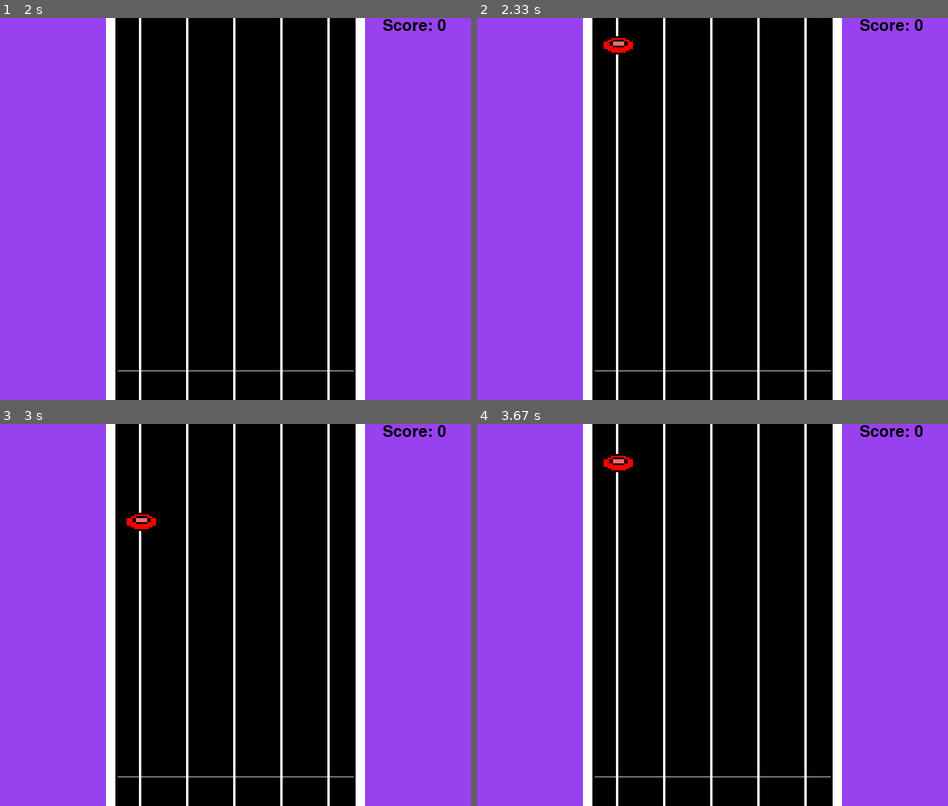
Above: before the commit, frames 1-4 (two rows, left to right).
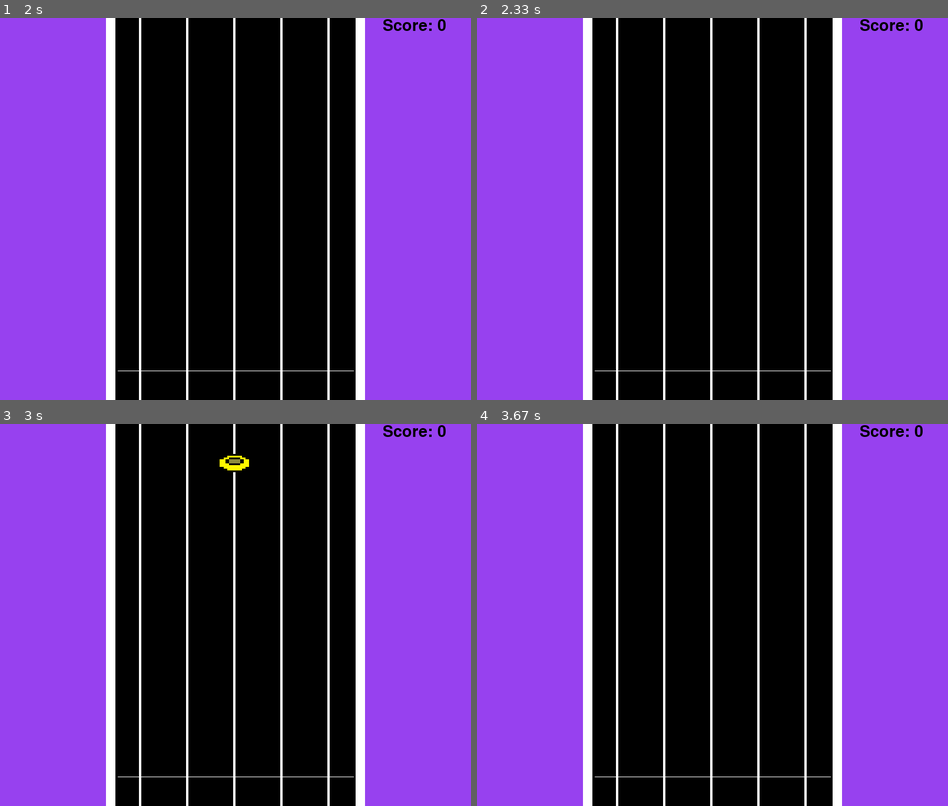
Above: after the commit, the same moments.

Repository: claraluques/projeto-dsoft
Game: pygame game, started from modificacoes_elisa.py
Same seed, same stepped clock (60 frames per second), same inputs: the game is played once before the commit and once after it.
Inputs (mouse positions are in pixels of both pictures, inside the frame that each line leads up to):
- Up to frame 1 (2 s): press the mouse at (117, 296) at 0.37 s; move the mouse to (174, 273) at 0.47 s; release the mouse at (230, 251) at 0.6 s; tap Y at 0.67 s
- Up to frame 2 (2.33 s): tap S at 2 s
- Up to frame 3 (3 s): hold Up from 2.83 s (still down)
- Up to frame 4 (3.67 s): release Up at 3.3 s

Frame 1 is identical in both runs. In frame 2, 0.2% of the frame differs, in the area x 26-34%, y 4-10%; in frame 3, 0.3%, in the area x 26-53%, y 7-28%; in frame 4, 0.2%.

Commit message:
atualizaando, musica funcionando no meu arquivo

Diff:
--- /dev/null
+++ b/baile.txt
@@ -0,0 +1 @@
+88288888388884888818838828081823432343
--- /dev/null
+++ b/clara_tentando.py
@@ -0,0 +1,368 @@
+import pygame
+from classe_musicas import musicas as m
+
+def process_key(y, score):
+    d1 = y - 550
+    if d1 < 0:
+        d1 = -d1
+    if d1 < 5:
+        print('PERFECT')
+        Perfect(650,100)
+#        y = random.randrange(-600,0)
+        score +=3
+        print("SCORE: {0}".format(score))
+
+    elif d1 < 15:
+        print ("VERY GOOD")
+        score += 2
+        print("SCORE: {0}".format(score))
+#        y =random.randrange(-600,0)
+    elif d1 < 25:
+        print ("GOOD")
+        score += 1
+        print("SCORE: {0}".format(score))
+#        y = random.randrange(-600,0)
+    elif d1 < 100:
+        print("MISSED")
+
+    return (score)
+
+
+
+pygame.init()
+
+pygame.mixer.init(44100, -16,2,2048)
+
+
+pygame.mixer.music.load('baile.mp3')
+display_width = 800
+display_height = 650
+
+
+blue = (0,0,255)
+bright_blue = (0,0,200)
+black = (0,0,0)
+white = (255,255,255)
+purple = (151,65,239)
+red = (255,0,0)
+bright_red = (200,0,0)
+green = (0,255,0)
+bright_green = (0,200,0)
+
+gameDisplay = pygame.display.set_mode((display_width, display_height))
+pygame.display.set_caption(('Bolinha descendo!'))
+clock = pygame.time.Clock()
+crashed = False
+
+pygame.image.load
+
+guitarraImg = pygame.image.load('guitarra.png')
+guitarraImg = pygame.transform.scale(guitarraImg, (800,650))
+
+
+pause = False
+
+#botoes = []
+#for i in range(5):
+#    filename = 'botao{0}.png'.format(i+1)
+#    botaoImg = pygame.image.load(filename)
+#    botaoImg = pygame.transform.scale(botaoImg, (100,100))
+#
+#    botoes.append(botaoImg)
+
+
+PerfectImg = pygame.image.load('Perfect.sprite.png')
+PerfectImg = pygame.transform.scale(PerfectImg, (100,100))
+
+
+bot1Img = pygame.image.load('botao1.png')
+bot1Img = pygame.transform.scale(bot1Img, (100,100))
+
+bot2Img = pygame.image.load('botao2.png')
+bot2Img = pygame.transform.scale(bot2Img, (100,100))
+
+bot3Img = pygame.image.load('botao3.png')
+bot3Img = pygame.transform.scale(bot3Img, (100,100))
+
+bot4Img = pygame.image.load('botao4.png')
+bot4Img = pygame.transform.scale(bot4Img, (100,100))
+
+bot5Img = pygame.image.load('botao5.png')
+bot5Img = pygame.transform.scale(bot5Img, (100,100))
+
+#def bot(i, x, y):
+#    gameDisplay.blit(botoes[i], (x,y))
+
+def bot1(x, y1):
+    gameDisplay.blit(bot1Img,(x,y1))
+
+def bot2(x, y2):
+    gameDisplay.blit(bot2Img,( x+79 , y2))
+
+def bot3(x, y3):
+    gameDisplay.blit(bot3Img,(x+158 , y3))
+
+def bot4(x, y4):
+    gameDisplay.blit(bot4Img,(x+236 , y4))
+
+def bot5(x, y5):
+    gameDisplay.blit(bot5Img,(x+316 , y5))
+
+def Score(count):
+    font = pygame.font.SysFont(None,40)
+    text = font.render("Score: "+str(count), True, black)
+    gameDisplay.blit(text,(650,0))
+
+def Perfect(x, y):
+    gameDisplay.blit(PerfectImg ,(650, 200))
+
+def text_objects(text, font):
+    textSurface = font.render(text, True, black)
+    return textSurface, textSurface.get_rect()
+
+def button(msg,x,y,w,h,ic,ac,action):
+    mouse = pygame.mouse.get_pos()
+    click = pygame.mouse.get_pressed()
+
+    if x+w > mouse[0] > x and y+h > mouse[1] > y:
+        pygame.draw.rect(gameDisplay, ac,(x,y,w,h))
+
+        if click[0] == 1 and action != None:
+           action()
+    else:
+        pygame.draw.rect(gameDisplay, ic,(x,y,w,h))
+
+
+
+    smallText = pygame.font.Font("freesansbold.ttf",20)
+    textSurf, textRect = text_objects(msg, smallText)
+    textRect.center = ( (x+(w/2)), (y+(h/2)) )
+    gameDisplay.blit(textSurf, textRect)
+
+def sair_jogo():
+    global intro, escolha
+    escolha = "Sair"
+    intro = False
+
+def sair_jogo2():
+    pygame.quit()
+    quit()
+
+
+def game_intro():
+    global intro, escolha
+
+    intro = True
+    escolha = ""
+
+    while intro:
+        for event in pygame.event.get():
+
+            if event.type == pygame.QUIT:
+                pygame.quit()
+                quit()
+
+        gameDisplay.fill(white)
+        largeText = pygame.font.Font('freesansbold.ttf',100)
+        TextSurf, TextRect = text_objects("Guitar Student", largeText)
+        TextRect.center = ((display_width/2),(display_height/2))
+        gameDisplay.blit(TextSurf, TextRect)
+
+        button("GO!",150,450,100,50,green,bright_green,loop_jogo)
+        button("Quit",550,450,100,50,red,bright_red,sair_jogo)
+
+        pygame.display.update()
+        clock.tick(15)
+
+    if escolha == "Go":
+        loop_jogo2()
+    else:
+        sair_jogo2()
+
+
+def unpause():
+        global pause
+        pause = False
+
+
+def paused():
+    while pause:
+        for event in pygame.event.get():
+
+            if event.type == pygame.QUIT:
+                pygame.quit()
+                quit()
+
+        gameDisplay.fill(white)
+        largeText = pygame.font.Font('freesansbold.ttf',100)
+        TextSurf, TextRect = text_objects("Paused", largeText)
+        TextRect.center = ((display_width/2),(display_height/2))
+        gameDisplay.blit(TextSurf, TextRect)
+
+        button("Continue",150,450,100,50,green,bright_green,unpause)
+        button("Menu",350,450,100,50,blue,bright_blue,game_intro)
+        button("Quit",550,450,100,50,red,bright_red,sair_jogo2)
+
+        pygame.display.update()
+        clock.tick(15)
+
+
+
+
+def loop_jogo():
+    global intro, escolha
+    escolha = "Go"
+    intro = False
+
+def loop_jogo2():
+
+    ganhou = False
+
+    pygame.mixer.music.play(0)
+    pygame.mixer.music.set_volume(0.5)
+
+    musica1 = m.musica1()
+    listay1 = musica1[0]
+    listay2 = musica1[1]
+    listay3 = musica1[2]
+    listay4 = musica1[3]
+    listay5 = musica1[4]
+
+
+    x = (190)
+
+    #y1 =random.randrange(-600,0)
+    #y2 =random.randrange(-600,0)
+    #y3 =random.randrange(-600,0)
+    #y4 =random.randrange(-600,0)
+    #y5 =random.randrange(-600,0)
+    y_change = 5
+
+
+
+
+
+
+    #xacerto1 = display_height*0.8
+    #xacerto2 = display_height
+
+
+    score = 0
+
+    frames= 0
+
+    crashed = False
+
+    while not crashed:
+        global pause
+
+        gameDisplay.fill(purple)
+        gameDisplay.blit(guitarraImg, (0, 0))
+        pygame.draw.line(gameDisplay, white ,[200,600], [600,600], 1)
+
+
+        Score(score)
+
+        for i in range (len(listay1)):
+            y1 = listay1[i]
+            bot1(x, y1)
+            listay1[i] += y_change
+        for i in range (len(listay2)):
+            y2 = listay2[i]
+            bot2(x, y2)
+            listay2[i] += y_change
+        for i in range (len(listay3)):
+            y3 = listay3[i]
+            bot3(x, y3)
+            listay3[i] += y_change
+        for i in range (len(listay4)):
+            y4 = listay4[i]
+            bot4(x, y4)
+            listay4[i] += y_change
+        for i in range (len(listay5)):
+            y5 = listay5[i]
+            bot5(x, y5)
+            listay5[i] += y_change
+
+
+
+        for event in pygame.event.get():
+            if event.type == pygame.QUIT:
+                crashed = True
+
+            if event.type == pygame.KEYDOWN:
+                if event.key == pygame.K_s:
+                    y_change = 5
+
+                elif event.key == pygame.K_UP:
+                    y_change = -5
+
+                elif event.key == pygame.K_q:
+                    for i in range (len(listay1)):
+                        y1 = listay1[i]
+                        score = process_key(y1, score)
+
+                elif event.key == pygame.K_w:
+                    for i in range (len(listay2)):
+                        y2 = listay2[i]
+                        score = process_key(y2, score)
+
+                elif event.key == pygame.K_e:
+                    for i in range (len(listay3)):
+                        y3 = listay3[i]
+                        score = process_key(y3, score)
+
+                elif event.key == pygame.K_t:
+                    for i in range (len(listay4)):
+                        y4 = listay4[i]
+                        score = process_key(y4, score)
+
+                elif event.key == pygame.K_y:
+                    for i in range (len(listay5)):
+                        y5 = listay5[i]
+                        score = process_key(y5, score)
+                elif event.key == pygame.K_ESCAPE:
+                    pause = True
+                    paused()
+
+
+            if event.type == pygame.KEYUP:
+                if event.key == pygame.K_DOWN or event.key == pygame.K_UP:
+                    y_change = 0
+
+
+
+    #    bot1(x, y1)
+    #    bot2(x, y2)
+    #    bot3(x, y3)
+    #    bot4(x, y4)
+    #    bot5(x, y5)
+
+
+
+    #    if y1 > display_height:
+    #        y1 = random.randrange(-200,0)
+    #
+    #    if y2 > display_height:
+    #        y2 = random.randrange(-100,0)
+    #
+    #    if y3 > display_height:
+    #        y3 = random.randrange(-400,0)
+    #
+    #    if y4 > display_height:
+    #        y4 = random.randrange(-250,0)
+    #
+    #    if y5 > display_height:
+    #        y5 = random.randrange(-300,0)
+
+        if score == 100:
+            ganhou = True
+        if ganhou == True:
+            crashed = True
+
+        pygame.display.update()
+        clock.tick(60)
+        frames += 1
+game_intro()
+pygame.quit()
+quit()
--- a/classe_musicas.py
+++ b/classe_musicas.py
@@ -1,6 +1,6 @@
 class musicas:
     def musica1():
-        oimusica1 = open('doremifa.txt', 'r')
+        oimusica1 = open('baile.txt', 'r')
         musica1txt = oimusica1.readlines()
         oimusica1.close()
         musica1str = list(musica1txt[0])
@@ -24,3 +24,7 @@
             elif musica1[i] == 4:
                 y5.append(-100*i)
         return y1, y2, y3, y4, y5
+
+    def audio2():
+        audio = 'asa_branca.mp3'
+        return audio
--- a/doremifa.txt
+++ b/doremifa.txt
@@ -1 +1 @@
-80818283833808180818118084838282280818283833
+8888880818283833808180818118084838282280818283833
Not shown, added: baile.mp3
